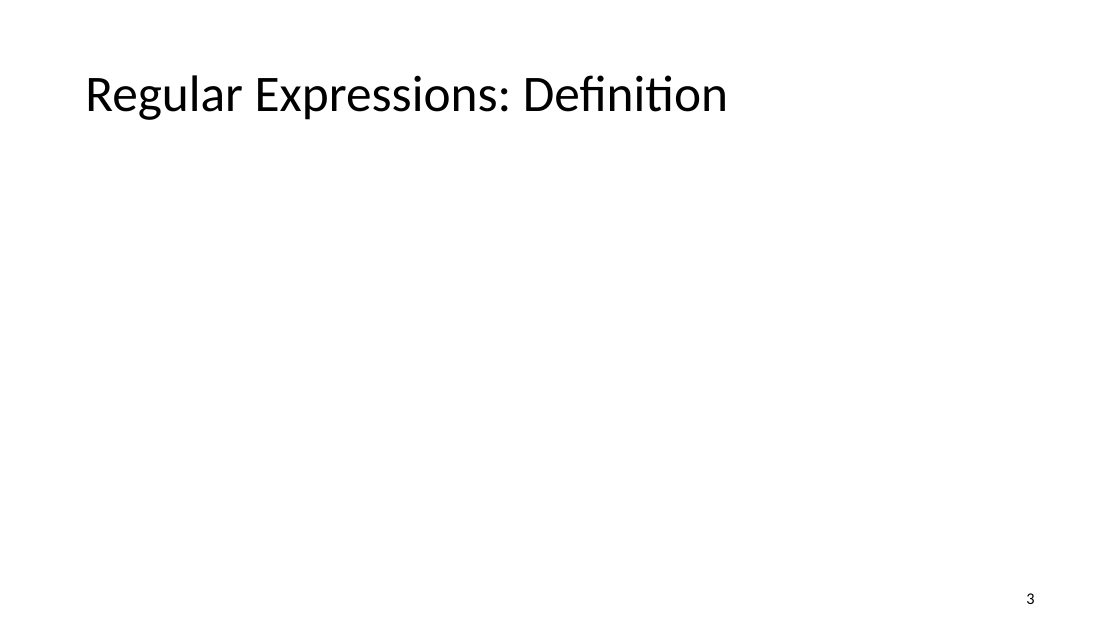
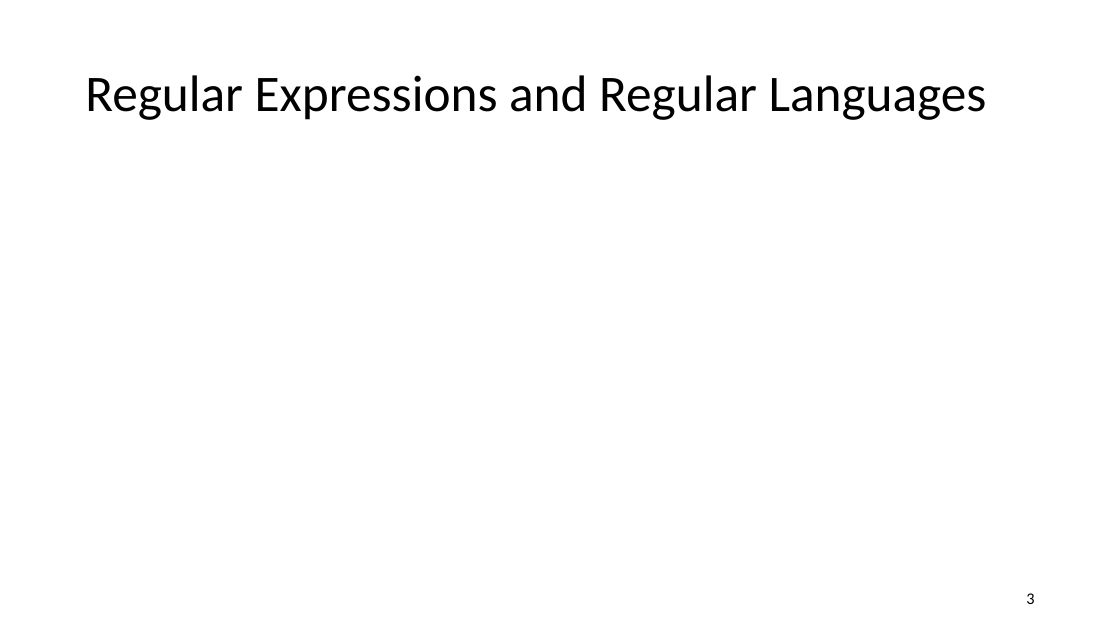
Before and after one commit to anoopsarkar/compilers-class, a slide deck: slide 3 of assets/ppt/lex/lex2-regular-expressions.pptx. Drawn at 1120x630 pixels with LibreOffice and Linux fonts; fonts in the diff are those of the drawing; grey boxes stand for pictures. Boxes give left, top, right and bottom in pixels: in the first picture for what was removed or moved away, otherwise in the second. Text is boxed around its words. In the diff, an @@ line names an element or a change of style, - is before the commit and + after.

```diff
--- a/assets/ppt/lex/lex2-regular-expressions.pptx
+++ b/assets/ppt/lex/lex2-regular-expressions.pptx
@@ title at (85,75,987,120): text changed @@
-Regular Expressions: Definition
+Regular Expressions and Regular Languages
```
Also in this commit, not shown: 3 other files.
